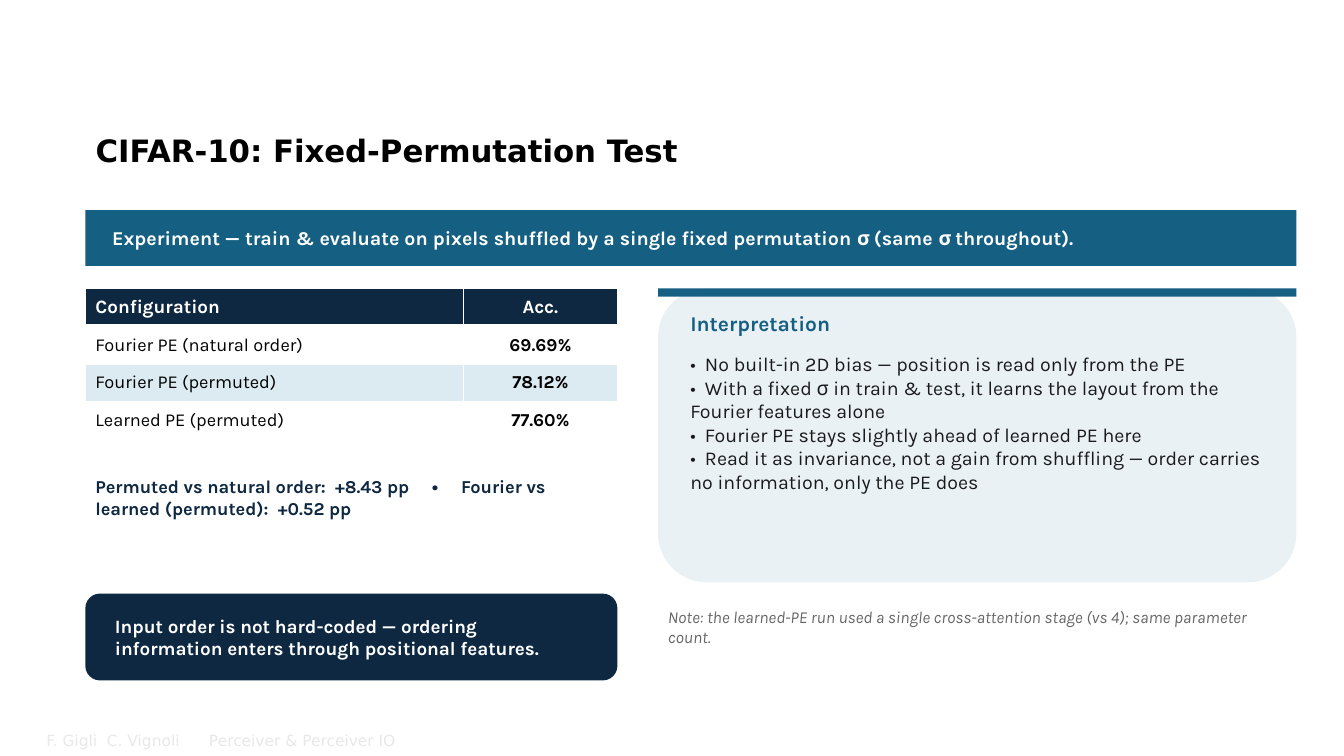
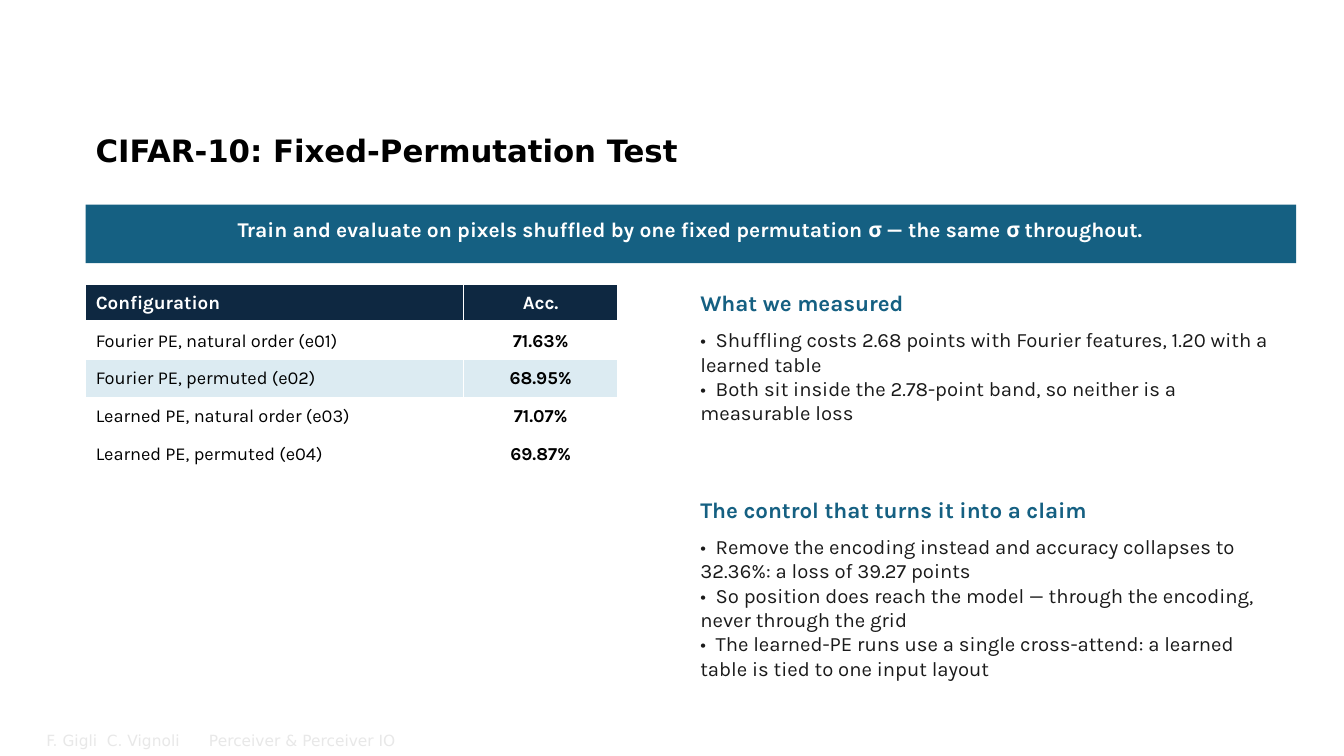
Before and after one commit to FrancescoGigli/Perceiver_project, a slide deck: slide 19 of sito/slide/Perceiver & Perceiver IO.pptx. Drawn at 1344x756 pixels with LibreOffice and Linux fonts; fonts in the diff are those of the drawing; background and template pictures are left out. Boxes give left, top, right and bottom in pixels: in the first picture for what was removed or moved away, otherwise in the second. Text is boxed around its words. In the diff, an @@ line names an element or a change of style, - is before the commit and + after.

```diff
--- a/sito/slide/Perceiver & Perceiver IO.pptx
+++ b/sito/slide/Perceiver & Perceiver IO.pptx
@@ rectangle: place and size @@
-rectangle at (86,210,1297,266)
+rectangle at (86,205,1297,263)
@@ text "Train and evaluate on pixels ..." at (238,222,1143,243): vertical alignment middle to top @@
@@ text at (238,222,1143,243): text changed; size 14 to 15 pt @@
-Experiment — train & evaluate on pixels shuffled by a single fixed permutation σ (same σ throughout).
+Train and evaluate on pixels shuffled by one fixed permutation σ — the same σ throughout.
@@ table at (86,284,618,546) @@
-row 2: Fourier PE (natural order) | 69.69%
-row 3: Fourier PE (permuted) | 78.12%
-row 4: Learned PE (permuted) | 77.60%
+row 2: Fourier PE, natural order (e01) | 71.63%
+row 3: Fourier PE, permuted (e02) | 68.95%
+row 4: Learned PE, natural order (e03) | 71.07%
+row 5: Learned PE, permuted (e04) | 69.87%
@@ table: place and size @@
-table at (86,288,618,440)
+table at (86,284,618,546)
@@ rounded rectangle removed at (658,288,1297,583) @@
@@ text "What we measured": place and size @@
-text "What we measured" at (658,288,1297,296)
+text "What we measured" at (700,295,903,312)
@@ text "What we measured" at (700,295,903,312): fill #156082 to none @@
@@ text at (700,295,903,312): text added @@
+What we measured
@@ text at (700,333,1267,421): text changed; size 15 to 14.5 pt; text colour #156082 to #1A1A1A; bold off @@
-Interpretation
+• Shuffling costs 2.68 points with Fourier features, 1.20 with a learned table
+• Both sit inside the 2.78-point band, so neither is a measurable loss
@@ text removed at (95,480,409,520) @@
-Permuted vs natural order: +8.43 pp • Fourier vs learned (permuted): +0.52 pp
@@ text at (700,502,1086,519): text changed; size 14 to 16 pt; text colour #1A1A1A to #156082; bold on @@
-• No built-in 2D bias — position is read only from the PE
-• With a fixed σ in train & test, it learns the layout from the Fourier features alone
-• Fourier PE stays slightly ahead of learned PE here
-• Read it as invariance, not a gain from shuffling — order carries no information, only the PE does
+The control that turns it into a claim
@@ text added at (700,540,1253,681), 14.5 pt, text #1A1A1A @@
+• Remove the encoding instead and accuracy collapses to 32.36%: a loss of 39.27 points
+• So position does reach the model — through the encoding, never through the grid
+• The learned-PE runs use a single cross-attend: a learned table is tied to one input layout
@@ rounded rectangle removed at (86,594,618,681) @@
@@ text removed at (115,619,538,660) @@
-Input order is not hard-coded — ordering information enters through positional features.
@@ text removed at (668,611,1247,643) @@
-Note: the learned-PE run used a single cross-attention stage (vs 4); same parameter count.
```
Also in this commit, not shown: 19 other slides changed, 12 slides added, 9 slides removed, 20 other files.
